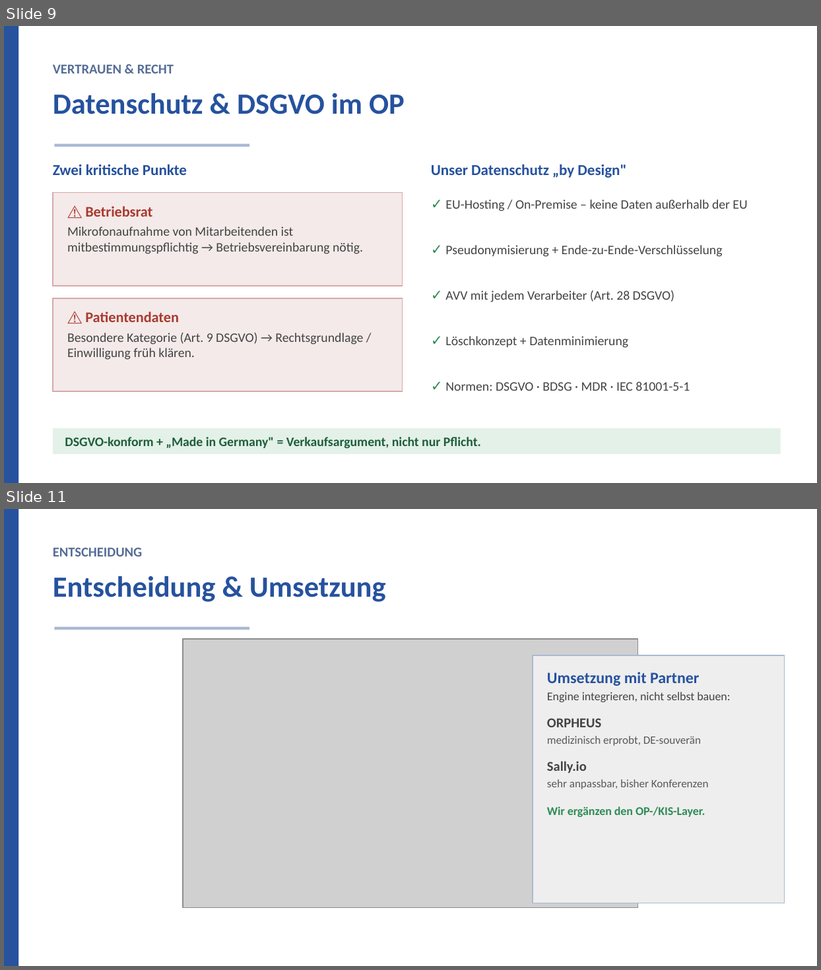
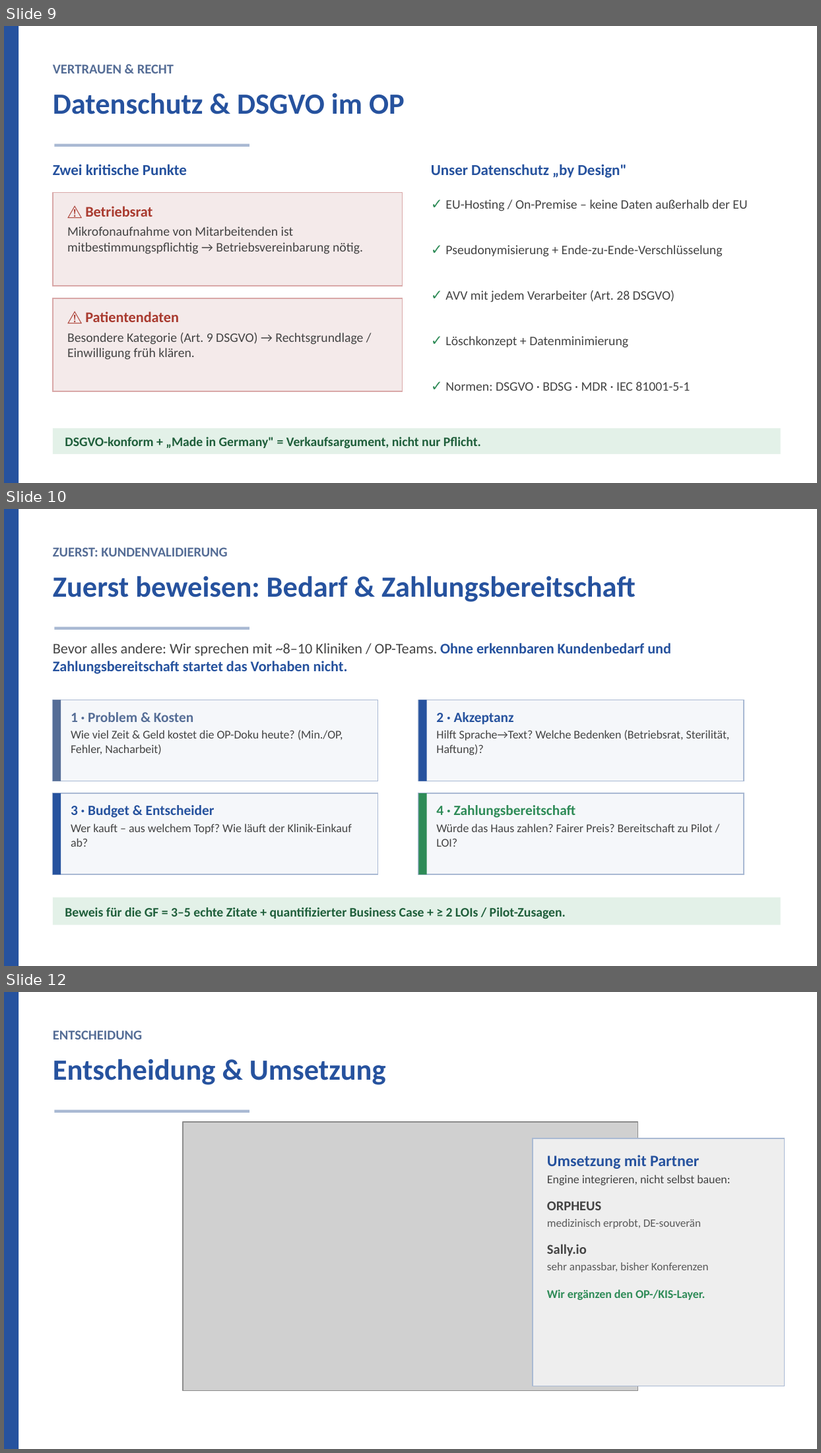
Before and after one commit to Sebastianue/hallo-github, a slide deck: audio-ki-op/praesentation/Audio-KI-OP-Praesentation.pptx. Shown one above the other, each under a label of ours: slides 9 and 11 before the commit, slides 9, 10 and 12 after it; the slides between them are not shown. The pictures are 821x970 and 821x1453 pixels, drawn with LibreOffice and Linux fonts; fonts in the diff are those of the drawing; grey boxes stand for pictures; background and template pictures are left out. Boxes give left, top, right and bottom in pixels: in the first picture for what was removed or moved away, otherwise in the second. Text is boxed around its words. In the diff, an @@ line names an element or a change of style, - is before the commit and + after.

```diff
--- a/audio-ki-op/praesentation/Audio-KI-OP-Praesentation.pptx
+++ b/audio-ki-op/praesentation/Audio-KI-OP-Praesentation.pptx
@@ slide 10 added at [4, 509, 817, 966], background #FFFFFF @@
@@ rectangle added at [4, 509, 19, 966], fill #26529E @@
@@ text added at [53, 547, 227, 557], 12 pt, text #556D96, bold @@
+ZUERST: KUNDENVALIDIERUNG
@@ text added at [53, 576, 636, 602], 26 pt, text #26529E, bold @@
+Zuerst beweisen: Bedarf & Zahlungsbereitschaft
@@ rectangle added at [54, 627, 250, 629], fill #A9B9D3 @@
@@ text added at [53, 643, 671, 674], 13 pt, text #26529E, bold @@
+Bevor alles andere: Wir sprechen mit ~8–10 Kliniken / OP-Teams. Ohne erkennbaren Kundenbedarf und Zahlungsbereitschaft startet das Vorhaben nicht.
@@ rectangle added at [53, 700, 378, 782], fill #F5F7FA, outline #A9B9D3 1 pt @@
@@ rectangle added at [53, 700, 61, 782], fill #556D96 @@
@@ rectangle added at [418, 700, 744, 782], fill #F5F7FA, outline #A9B9D3 1 pt @@
@@ rectangle added at [418, 700, 427, 782], fill #26529E @@
@@ text added at [71, 712, 343, 755], 10.5 pt, text #434343 @@
+1 · Problem & Kosten
+Wie viel Zeit & Geld kostet die OP-Doku heute? (Min./OP, Fehler, Nacharbeit)
@@ text added at [436, 712, 730, 755], 10.5 pt, text #434343 @@
+2 · Akzeptanz
+Hilft Sprache→Text? Welche Bedenken (Betriebsrat, Sterilität, Haftung)?
@@ rectangle added at [53, 793, 378, 875], fill #F5F7FA, outline #A9B9D3 1 pt @@
@@ rectangle added at [53, 793, 61, 875], fill #26529E @@
@@ text added at [71, 805, 352, 847], 10.5 pt, text #434343 @@
+3 · Budget & Entscheider
+Wer kauft – aus welchem Topf? Wie läuft der Klinik-Einkauf ab?
@@ rectangle added at [418, 793, 744, 875], fill #F5F7FA, outline #A9B9D3 1 pt @@
@@ rectangle added at [418, 793, 427, 875], fill #2E8B57 @@
@@ text added at [436, 805, 713, 847], 10.5 pt, text #434343 @@
+4 · Zahlungsbereitschaft
+Würde das Haus zahlen? Fairer Preis? Bereitschaft zu Pilot / LOI?
@@ rectangle added at [53, 898, 781, 925], fill #E3F1E8 @@
@@ text added at [65, 908, 566, 920], 11.5 pt, text #1E5E3A, bold @@
+Beweis für die GF = 3–5 echte Zitate + quantifizierter Business Case + ≥ 2 LOIs / Pilot-Zusagen.
@@ what was slide 11 is now slide 12 @@
```
Also in this commit, not shown: 1 slide changed, 5 other files.
